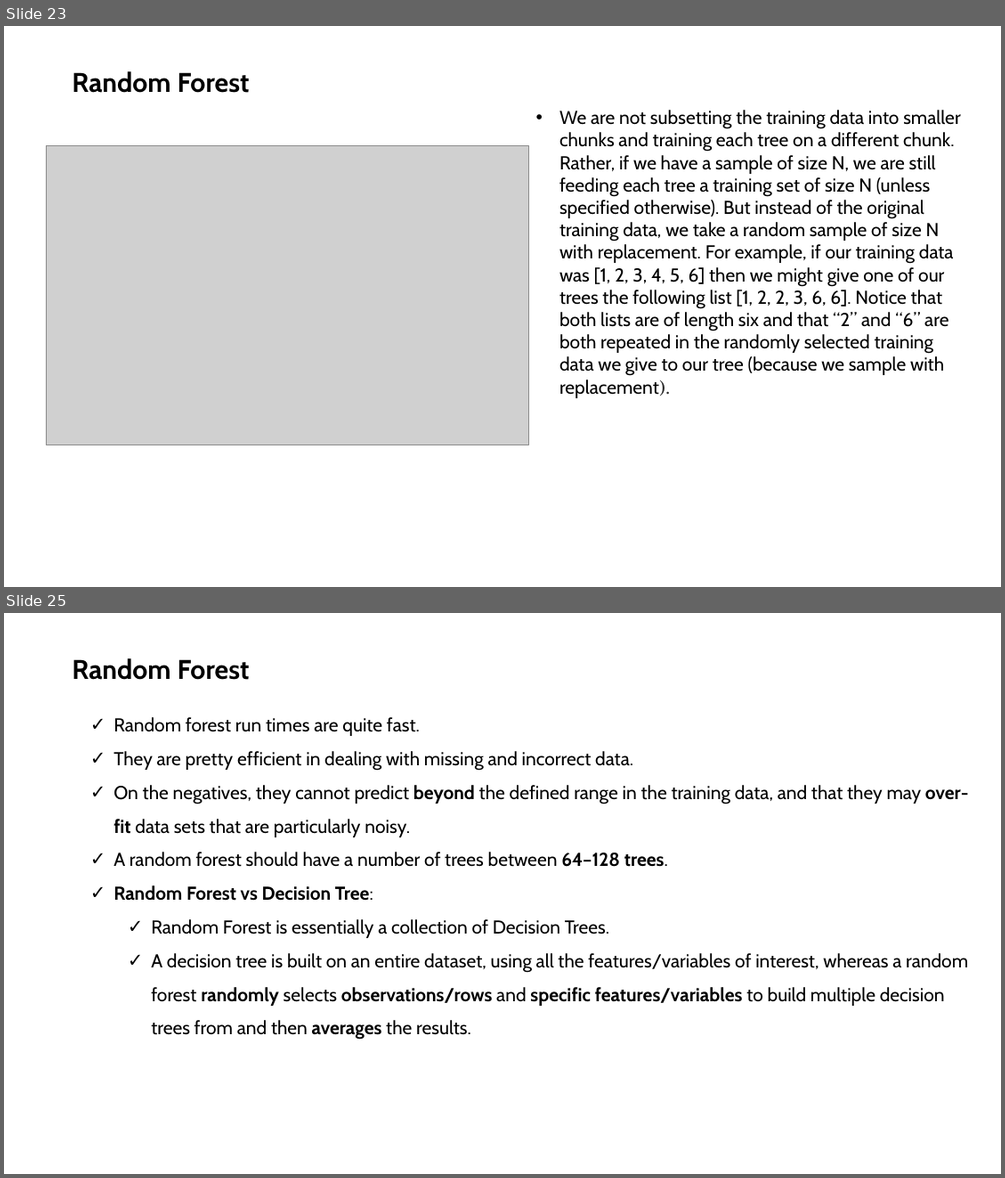
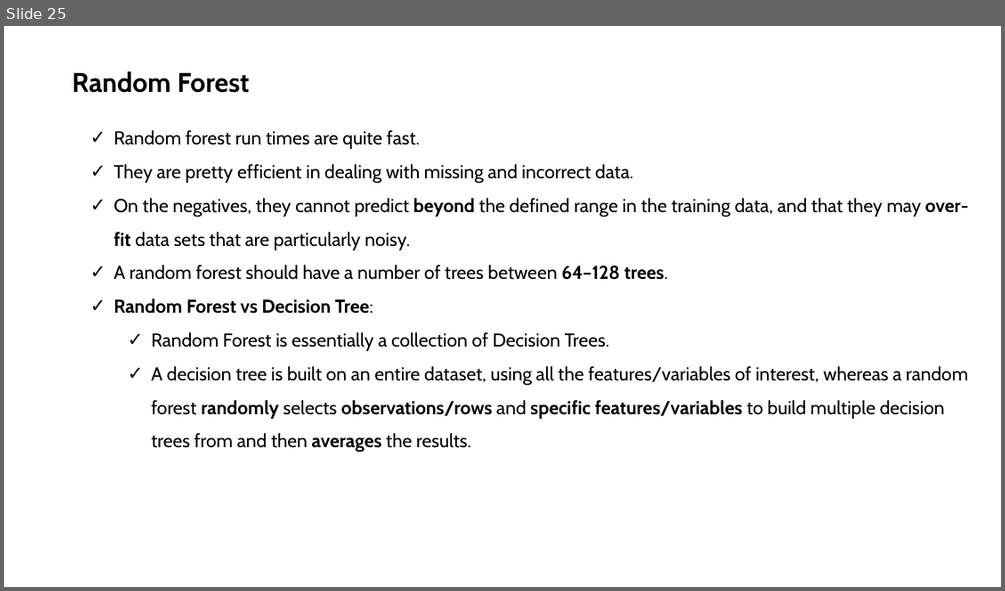
Before and after one commit to neural1977/data_science_interview_material, a slide deck: Machine_Learning/Machine Learning Alberi di Decisione e Random Forest_ita.pptx. Shown one above the other, each under a label of ours: slides 23 and 25 before the commit, slide 25 after it; the slides between them are not shown. The pictures are 1005x1178 and 1005x591 pixels, drawn with LibreOffice and Linux fonts; fonts in the diff are those of the drawing; grey boxes stand for pictures. Boxes give left, top, right and bottom in pixels: in the first picture for what was removed or moved away, otherwise in the second. Text is boxed around its words. In the diff, an @@ line names an element or a change of style, - is before the commit and + after.

```diff
--- a/Machine_Learning/Machine Learning Alberi di Decisione e Random Forest_ita.pptx
+++ b/Machine_Learning/Machine Learning Alberi di Decisione e Random Forest_ita.pptx
@@ slide 23 removed at [4,26,1001,587], background #FFFFFF @@
@@ text removed at [72,71,250,93] @@
-Random Forest
@@ text removed at [559,110,960,398] @@
-• We are not subsetting the training data into smaller chunks and training each tree on a different chunk. Rather, if we have a sample of size N, we are still feeding each tree a training set of size N (unless specified otherwise). But instead of the original training data, we take a random sample of size N with replacement. For example, if our training data was [1, 2, 3, 4, 5, 6] then we might give one of our trees the following list [1, 2, 2, 3, 6, 6]. Notice that both lists are of length six and that “2” and “6” are both repeated in the randomly selected training data we give to our tree (because we sample with replacement).
@@ picture removed at [46,145,529,445] @@
```
Also in this commit, not shown: 4 slides changed, 7 slides added, 6 other slides removed.
